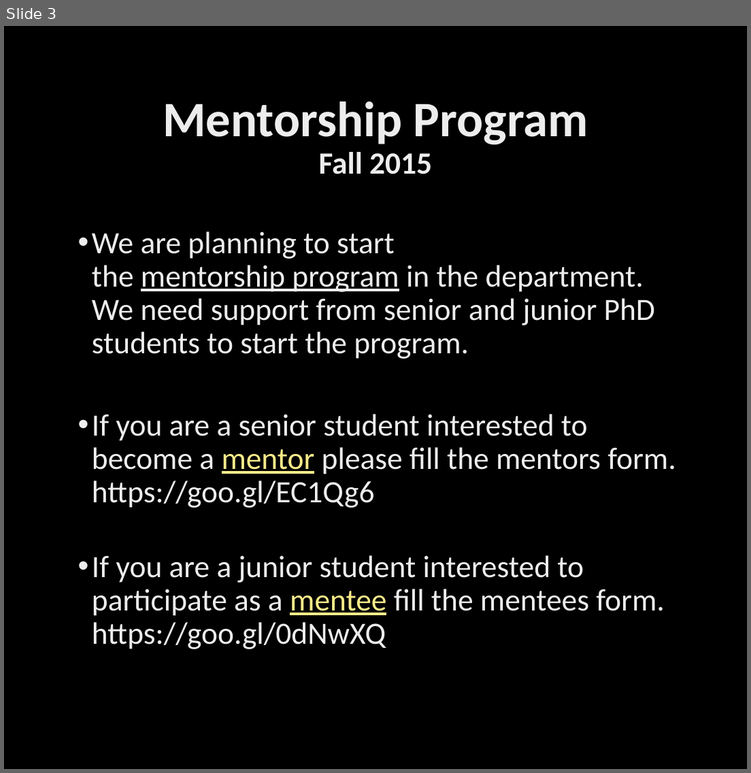
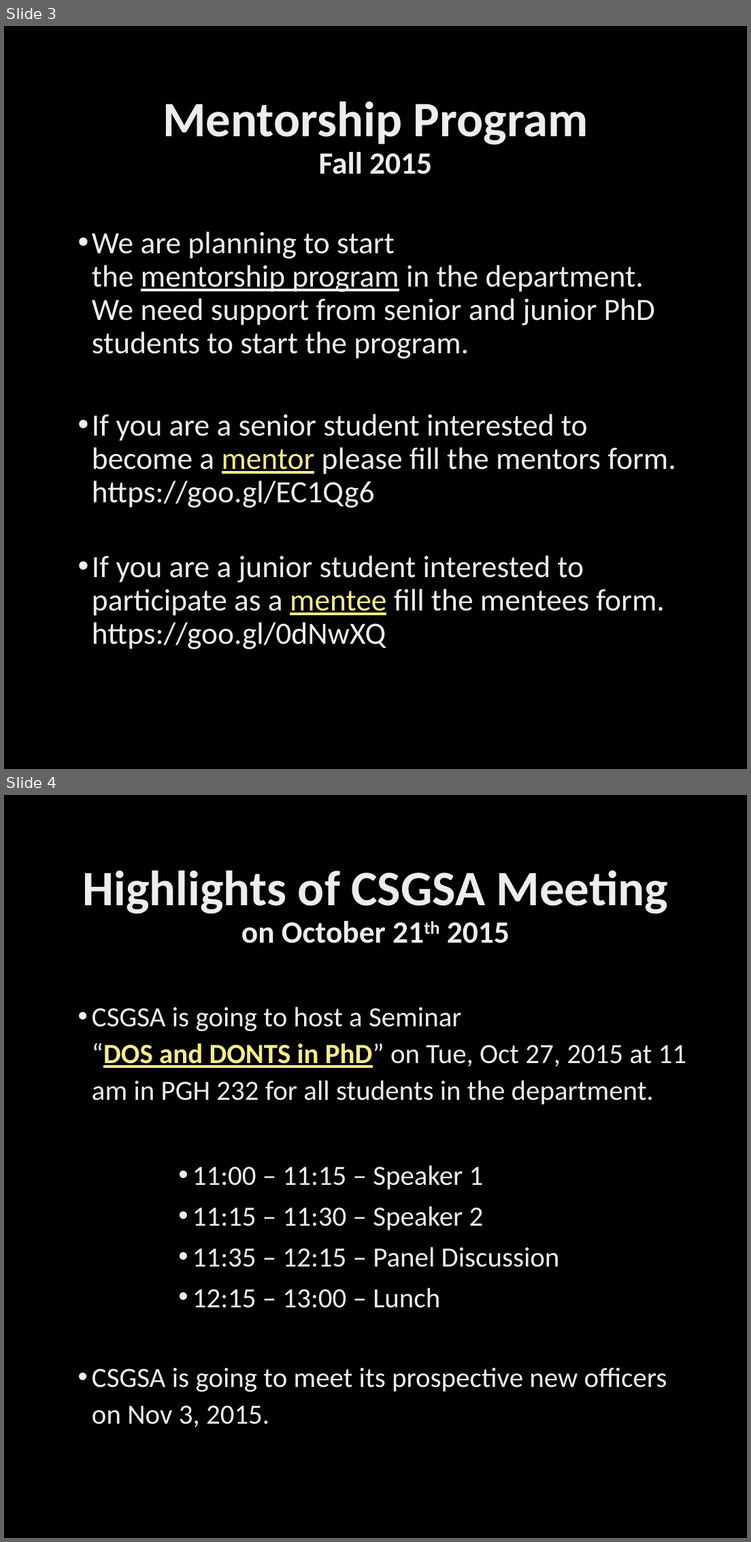
Before and after one commit to CSGSA/MM, a slide deck: template.pptx. Shown one above the other, each under a label of ours: slide 3 before the commit, slides 3 and 4 after it. The pictures are 751x773 and 751x1542 pixels, drawn with LibreOffice and Linux fonts; fonts in the diff are those of the drawing; background and template pictures are left out. Boxes give left, top, right and bottom in pixels: in the first picture for what was removed or moved away, otherwise in the second. Text is boxed around its words. In the diff, an @@ line names an element or a change of style, - is before the commit and + after.

```diff
--- a/template.pptx
+++ b/template.pptx
@@ slide 4 added at (4,795,747,1538), background picture (left out) @@
@@ title added at (82,870,668,943), 64 pt, text gradient #BFBFBF to #EDEDED to #FFFFFF, bold @@
+Highlights of CSGSA Meeting
+on October 21th 2015
@@ text added at (92,1006,686,1427), 36 pt, text gradient #BFBFBF to #EDEDED to #FFFFFF @@
+• CSGSA is going to host a Seminar
+  “DOS and DONTS in PhD” on Tue, Oct 27, 2015 at 11 am in PGH 232 for all students in the department.
+  • 11:00 – 11:15 – Speaker 1
+  • 11:15 – 11:30 – Speaker 2
+  • 11:35 – 12:15 – Panel Discussion
+  • 12:15 – 13:00 – Lunch
+• CSGSA is going to meet its prospective new officers on Nov 3, 2015.
```
Also in this commit, not shown: 1 other file.
